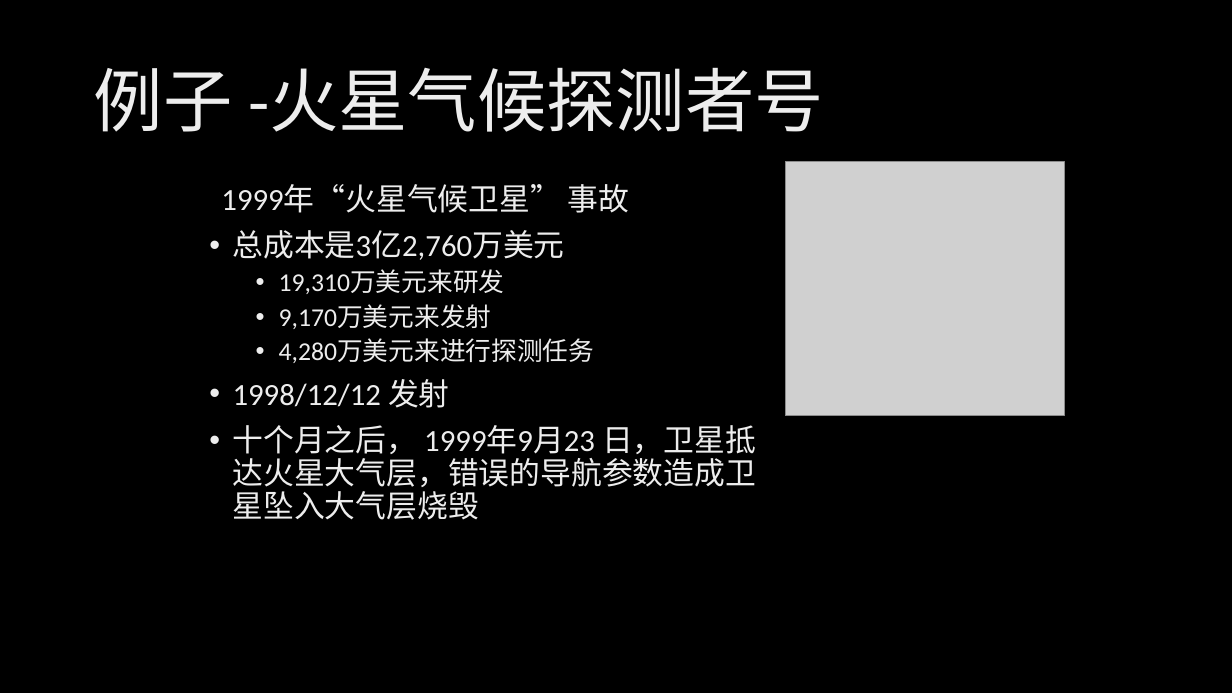
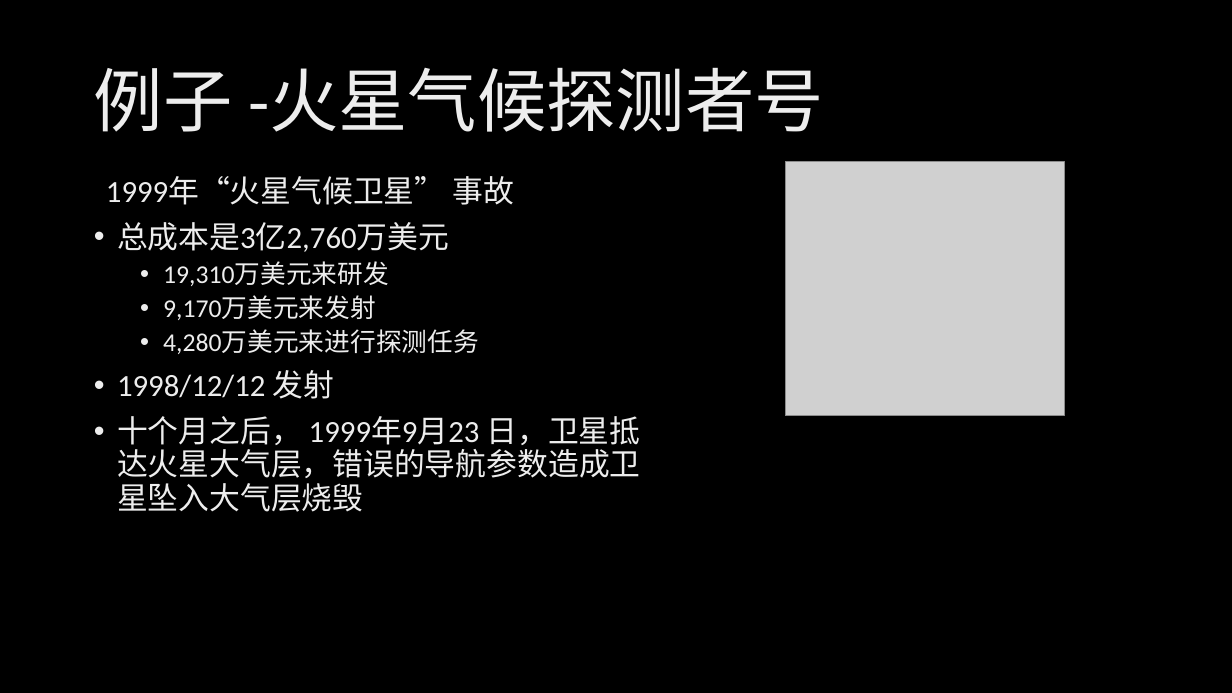
Before and after one commit to xinase/ASE, a slide deck: slide 34 of chapter1/ASE_1_SoftwareEngineering.pptx (slide 33 before the commit). Drawn at 1232x693 pixels with LibreOffice and Linux fonts; fonts in the diff are those of the drawing; grey boxes stand for pictures; background and template pictures are left out. Boxes give left, top, right and bottom in pixels: in the first picture for what was removed or moved away, otherwise in the second. Text is boxed around its words. In the diff, an @@ line names an element or a change of style, - is before the commit and + after.

```diff
--- a/chapter1/ASE_1_SoftwareEngineering.pptx
+++ b/chapter1/ASE_1_SoftwareEngineering.pptx
@@ text "1999年“火星气候卫星” 事故" moved from (x1=221, y1=184, x2=757, y2=520) to (x1=106, y1=176, x2=641, y2=512) @@
```
Also in this commit, not shown: 10 other slides changed, 1 slide added, 1 other file.
